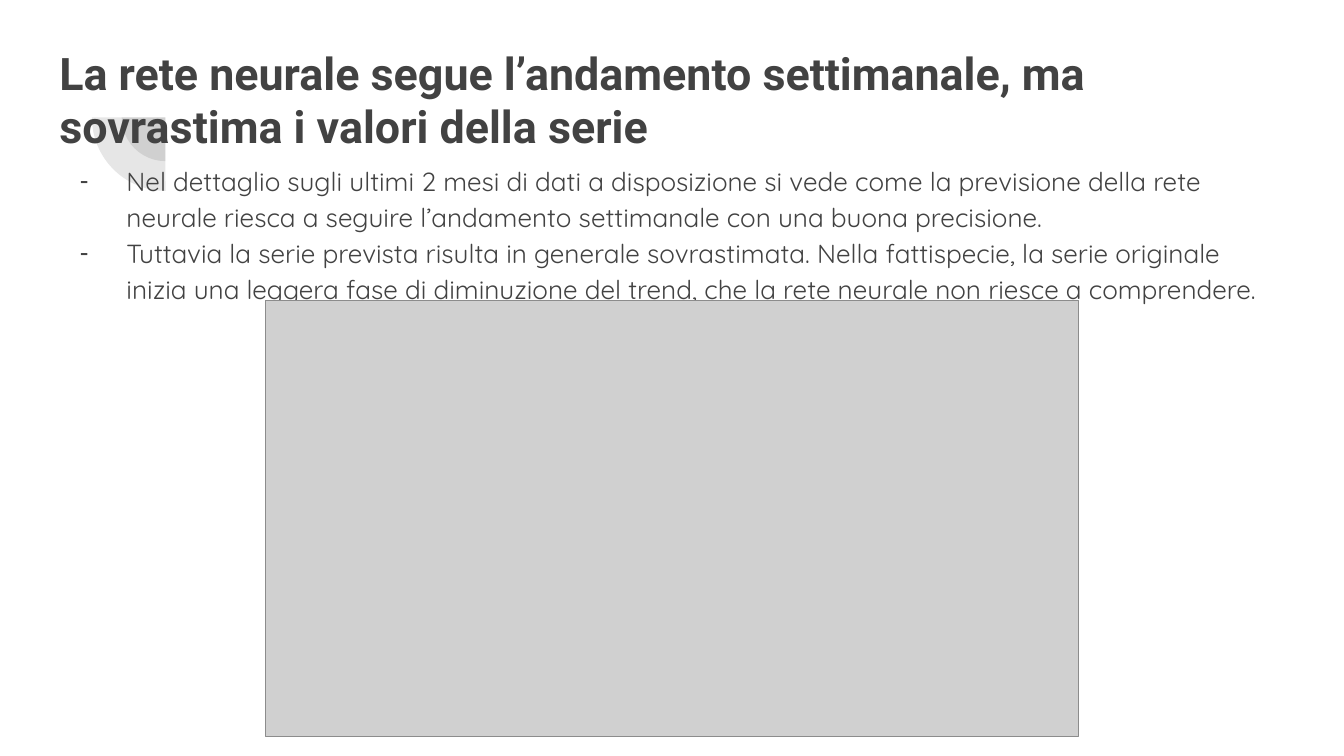
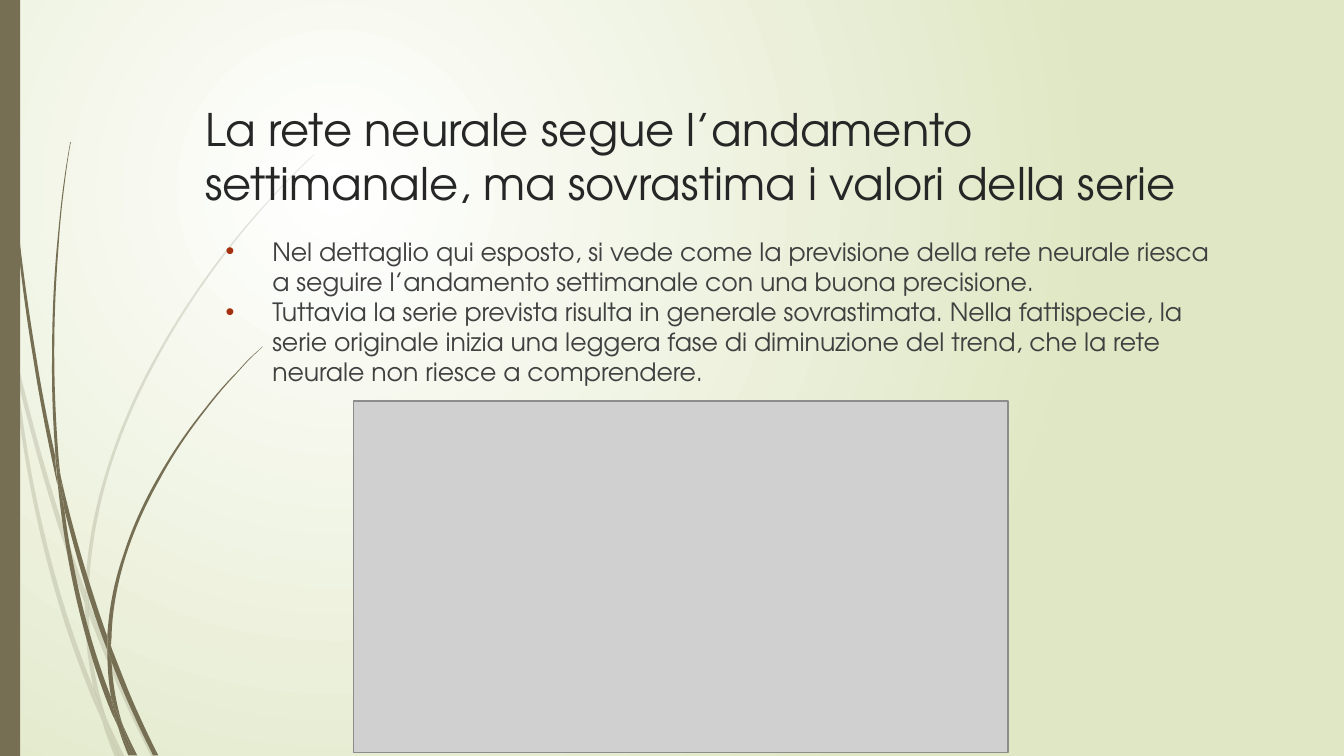
Before and after one commit to lynkx21/BB, a slide deck: slide 26 of BitBang.pptx (slide 22 before the commit). Drawn at 1344x756 pixels with LibreOffice and Linux fonts; fonts in the diff are those of the drawing; grey boxes stand for pictures. Boxes give left, top, right and bottom in pixels: in the first picture for what was removed or moved away, otherwise in the second. Text is boxed around its words. In the diff, an @@ line names an element or a change of style, - is before the commit and + after.

```diff
--- a/BitBang.pptx
+++ b/BitBang.pptx
@@ background #FFFFFF to gradient #FFFFFF to #DFE8C4 @@
@@ rectangle added at (x1=0, y1=0, x2=20, y2=755), fill #766F54 @@
@@ pie slice (boxed as its full ellipse) removed at (x1=91, y1=44, x2=238, y2=191) @@
@@ pie slice (boxed as its full ellipse) removed at (x1=122, y1=74, x2=210, y2=161) @@
@@ title "La rete neurale segue l’andamento ..." moved from (x1=59, y1=56, x2=1085, y2=155) to (x1=205, y1=113, x2=1176, y2=203) @@
@@ title "La rete neurale segue l’andamento ..." at (x1=205, y1=113, x2=1176, y2=203): font Roboto to TeX Gyre Adventor, text colour #424242 to #262626, bold off @@
@@ text "Nel dettaglio qui esposto, si ..." moved from (x1=126, y1=171, x2=1256, y2=306) to (x1=272, y1=242, x2=1209, y2=386) @@
@@ text at (x1=272, y1=242, x2=1209, y2=303): text changed; size 14 to 13.5 pt; font Quicksand to TeX Gyre Adventor; text colour #424242 to #404040 @@
-– Nel dettaglio sugli ultimi 2 mesi di dati a disposizione si vede come la previsione della rete neurale riesca a seguire l’andamento settimanale con una buona precisione.
+• Nel dettaglio qui esposto, si vede come la previsione della rete neurale riesca a seguire l’andamento settimanale con una buona precisione.
@@ text at (x1=272, y1=295, x2=1182, y2=386): size 14 to 13.5 pt, font Quicksand to TeX Gyre Adventor, text colour #424242 to #404040 in "Tuttavia la serie prevista risulta in generale ..."; bullet - to •; line spacing 1.15 to 1; less space between paragraphs; bullet colour #424242 to #A53010 @@
@@ picture resized from (x1=266, y1=301, x2=1079, y2=737) to (x1=353, y1=401, x2=1008, y2=751) @@
@@ group added at (x1=0, y1=155, x2=314, y2=756): 10 freeform shapes @@
@@ group added at (x1=3, y1=0, x2=263, y2=756): 12 freeform shapes @@
```
Also in this commit, not shown: 24 other slides changed, 6 slides added, 1 slide removed.
